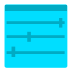
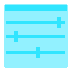
Layers edited between the first and the second (72, 72) image:
added layer "모양 4 사본 2" above "모양 4 사본" over [36, 47, 40, 58]
added layer "모양 4 사본" above "모양 4" over [14, 31, 18, 42]
painted on "모양 4" over [57, 17, 61, 28]
painted on "모양 2 사본 2" over [6, 51, 65, 54]
painted on "모양 2 사본" over [6, 35, 65, 38]
painted on "모양 2" over [6, 21, 65, 24]
painted on "레이어 1" over [5, 5, 67, 11]
painted on "모양 1" over [4, 4, 68, 68]
